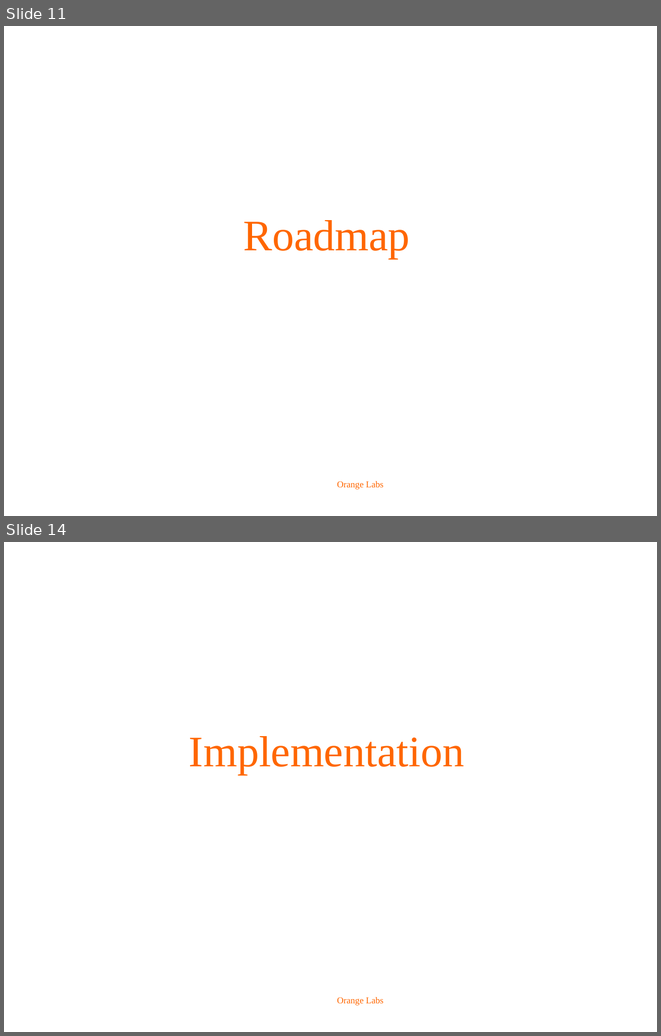
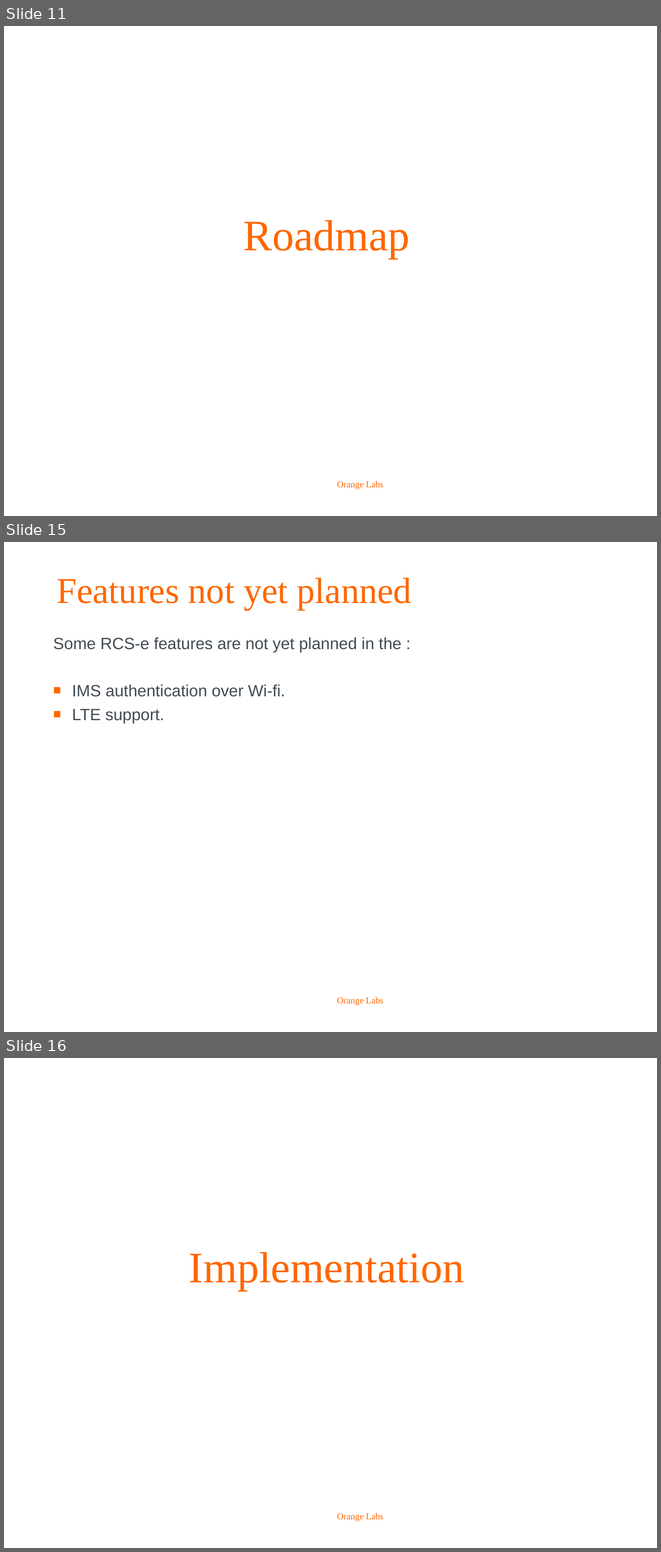
Before and after one commit to biddyweb/android-rcs-ims-stack, a slide deck: doc/roadmap/OrangeLabs_RCS-e_stack_roadmap.ppt. Shown one above the other, each under a label of ours: slides 11 and 14 before the commit, slides 11, 15 and 16 after it; the slides between them are not shown. The pictures are 661x1036 and 661x1552 pixels, drawn with LibreOffice and Linux fonts; fonts in the diff are those of the drawing; background and template pictures are left out. Boxes give left, top, right and bottom in pixels: in the first picture for what was removed or moved away, otherwise in the second. Text is boxed around its words. In the diff, an @@ line names an element or a change of style, - is before the commit and + after.

```diff
--- a/doc/roadmap/OrangeLabs_RCS-e_stack_roadmap.ppt
+++ b/doc/roadmap/OrangeLabs_RCS-e_stack_roadmap.ppt
@@ slide 15 added at (4, 542, 657, 1032), background #FFFFFF; not listed: 1 template element that a slide beside it also shows @@
@@ title added at (56, 578, 412, 610), 40 pt, text #FF6600 @@
+Features not yet planned
@@ text added at (53, 637, 402, 723), 18 pt, text #424A52 @@
+Some RCS-e features are not yet planned in the :
+■ IMS authentication over Wi-fi.
+■ LTE support.
@@ what was slide 14 is now slide 16 @@
```
Also in this commit, not shown: 8 slides changed, 2 other slides added, 1 slide removed, 1 other file.
